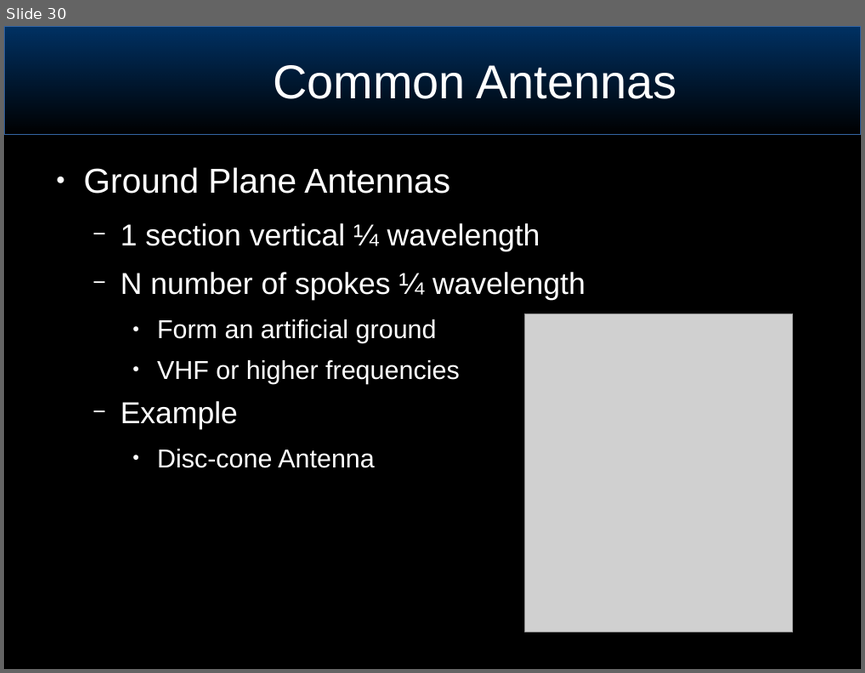
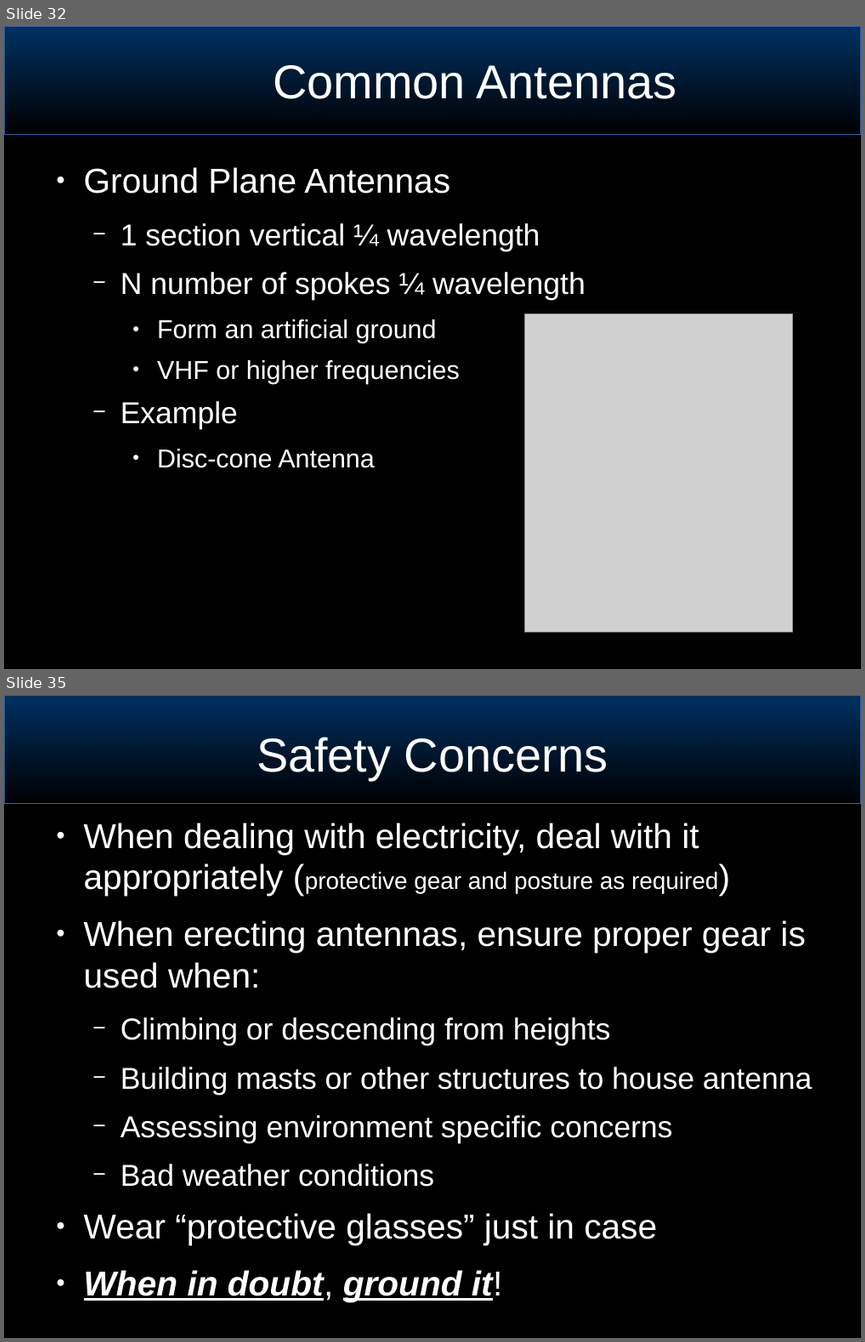
Before and after one commit to joeblankenship1/BRW_ANT_CLASS, a slide deck: BasicSignalsConcepts.odp. Shown one above the other, each under a label of ours: slide 30 before the commit, slides 32 and 35 after it; the slides between them are not shown. The pictures are 865x673 and 865x1342 pixels, drawn with LibreOffice and Linux fonts; fonts in the diff are those of the drawing; grey boxes stand for pictures; background and template pictures are left out. Boxes give left, top, right and bottom in pixels: in the first picture for what was removed or moved away, otherwise in the second. Text is boxed around its words. In the diff, an @@ line names an element or a change of style, - is before the commit and + after.

```diff
--- a/BasicSignalsConcepts.odp
+++ b/BasicSignalsConcepts.odp
@@ slide 35 added at box(4, 695, 861, 1338), background #000000; not listed: 1 template element that a slide beside it also shows @@
@@ title added at box(256, 737, 608, 780), 44 pt, text #FFFFFF @@
+Safety Concerns
@@ text added at box(84, 823, 812, 1301), 32 pt, text #FFFFFF @@
+● When dealing with electricity, deal with it appropriately (protective gear and posture as required)
+● When erecting antennas, ensure proper gear is used when:
+  − Climbing or descending from heights
+  − Building masts or other structures to house antenna
+  − Assessing environment specific concerns
+  − Bad weather conditions
+● Wear “protective glasses” just in case
+● When in doubt, ground it!
@@ what was slide 30 is now slide 32 @@
```
Also in this commit, not shown: 15 slides changed, 4 other slides added, 9 slides removed, 1 other file.
